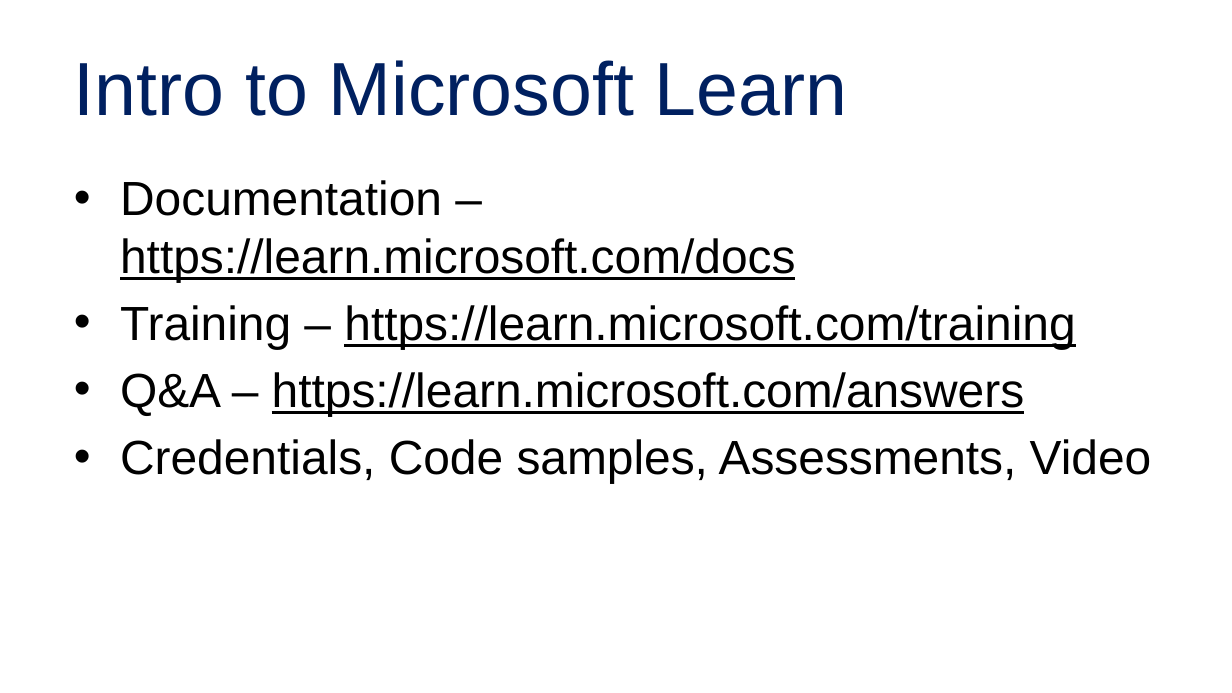
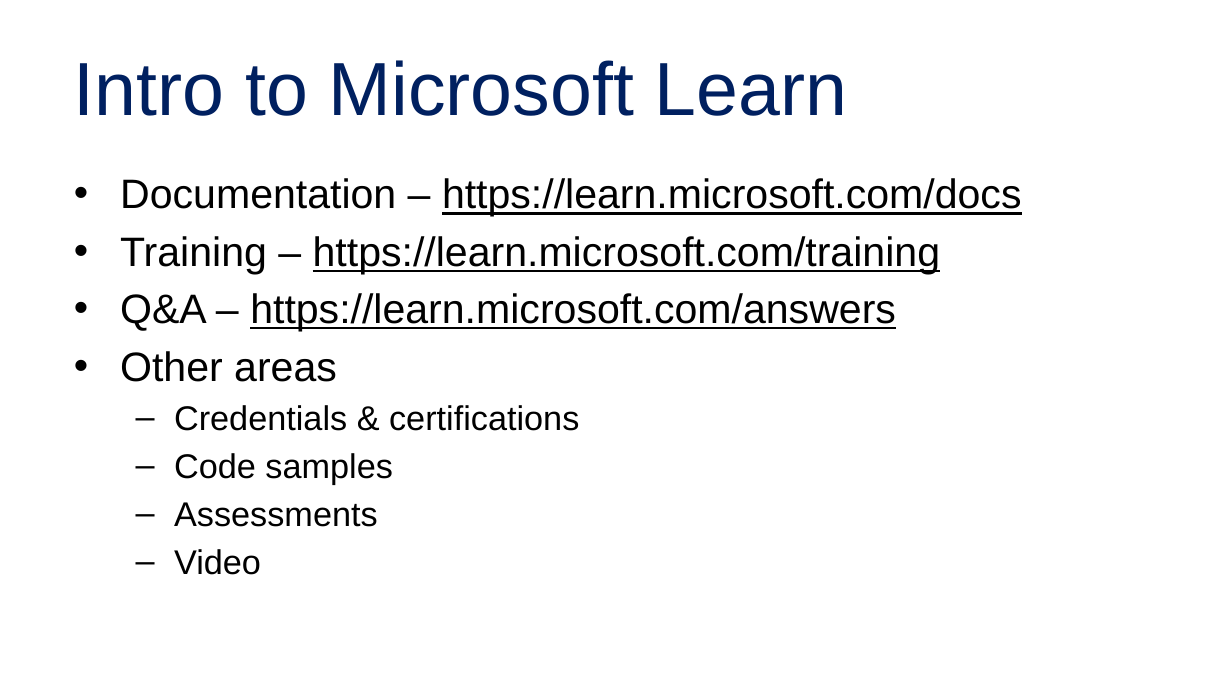
Before and after one commit to alvinashcraft/speaking, a slide deck: slide 5 of 2025/1116_VSLiveOrlando/Contributing to Learn/VSLive Orlando 25 - Become a MS Learn Contributor_AlvinAshcraft.pptx. Drawn at 1232x693 pixels with LibreOffice and Linux fonts; fonts in the diff are those of the drawing; background and template pictures are left out. Boxes give left, top, right and bottom in pixels: in the first picture for what was removed or moved away, otherwise in the second. Text is boxed around its words. In the diff, an @@ line names an element or a change of style, - is before the commit and + after.

Commit message:
Update Learn slides for Live360 Orlando 2025

```diff
--- a/2025/1116_VSLiveOrlando/Contributing to Learn/VSLive Orlando 25 - Become a MS Learn Contributor_AlvinAshcraft.pptx
+++ b/2025/1116_VSLiveOrlando/Contributing to Learn/VSLive Orlando 25 - Become a MS Learn Contributor_AlvinAshcraft.pptx
@@ text at (120, 178, 1022, 332): size 28 to 24 pt in "Documentation – https://learn.microsoft.com/docs", "Training – https://learn.microsoft.com/training", "Q&A – https://learn.microsoft.com/answers" @@
@@ text at (120, 351, 579, 575): text changed; size 28 to 20 pt @@
-• Credentials, Code samples, Assessments, Video
+• Other areas
+  – Credentials & certifications
+  – Code samples
+  – Assessments
+  – Video
```
Also in this commit, not shown: 14 other slides changed.
